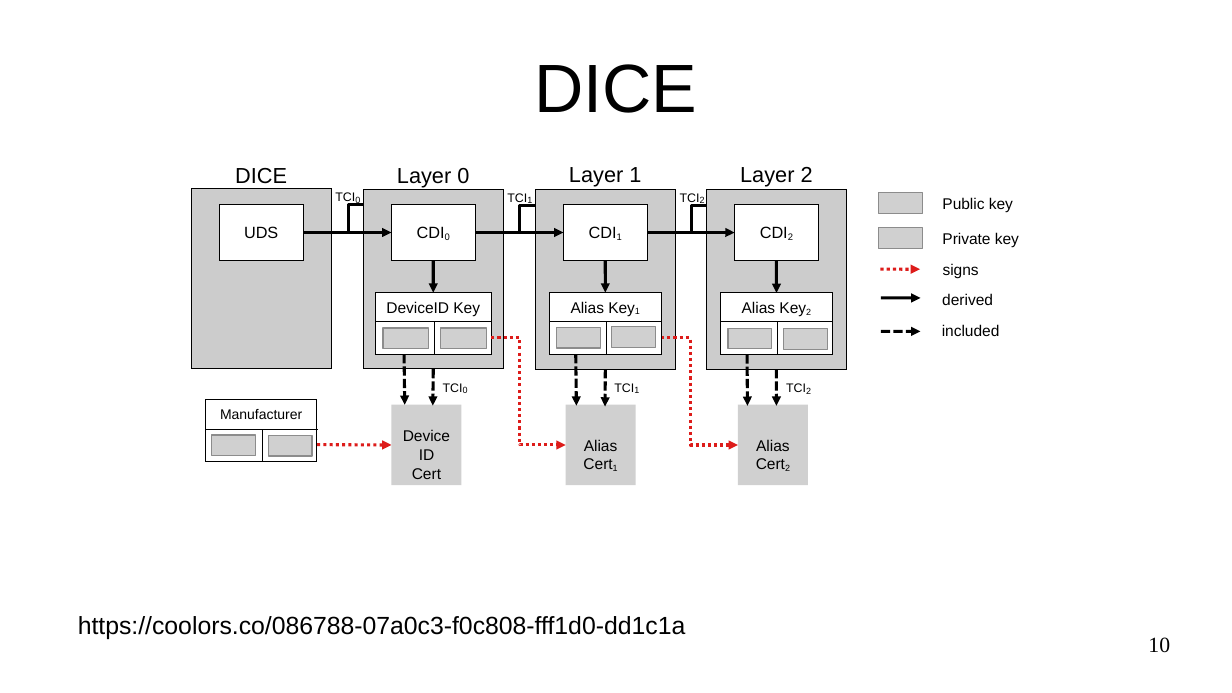
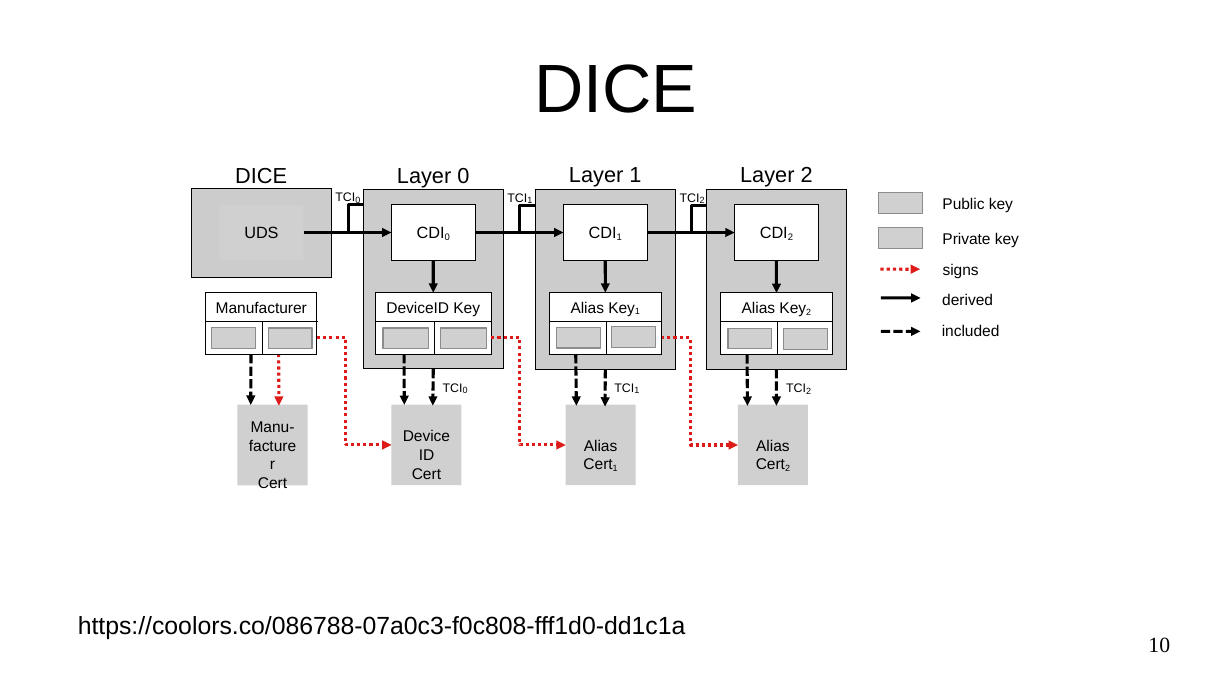
Before and after one commit to akorb/master-thesis, a slide deck: slide 10 of figure-collection.odp. Drawn at 1232x693 pixels with LibreOffice and Linux fonts; fonts in the diff are those of the drawing; grey boxes stand for pictures. Boxes give left, top, right and bottom in pixels: in the first picture for what was removed or moved away, otherwise in the second. Text is boxed around its words. In the diff, an @@ line names an element or a change of style, - is before the commit and + after.

Commit message:
Improve DICE graphs by adding manufacturer keys

```diff
--- a/figure-collection.odp
+++ b/figure-collection.odp
@@ rectangle resized from (x1=191, y1=189, x2=331, y2=369) to (x1=191, y1=189, x2=331, y2=278) @@
@@ rectangle removed at (x1=219, y1=205, x2=303, y2=260) @@
-UDS
@@ picture added at (x1=219, y1=205, x2=303, y2=260), 10.5 pt, text #000000 @@
+UDS
@@ text "Manufacturer" moved from (x1=206, y1=400, x2=318, y2=462) to (x1=216, y1=301, x2=307, y2=313) @@
@@ text "Manufacturer" at (x1=216, y1=301, x2=307, y2=313): size 9 to 10 pt; vertical alignment top to middle; fill #FFFFFF to none; outline #000000 0 pt to none @@
@@ rectangle added at (x1=206, y1=293, x2=318, y2=354), fill #FFFFFF, outline #000000 0 pt @@
@@ 2 lines, 1 picture moved together from (x1=206, y1=429, x2=318, y2=462) to (x1=206, y1=322, x2=318, y2=354) @@
@@ picture added at (x1=268, y1=329, x2=312, y2=350) @@
@@ arrow added from (252, 354) to (250, 405), #000000 2.01 pt dashed @@
@@ arrow added from (278, 354) to (279, 406), #DD1C1A 1.98 pt dashed @@
@@ elbow arrow added from (318, 338) to (391, 445), #DD1C1A 1.98 pt dashed @@
@@ picture "Manu-" resized from (x1=268, y1=436, x2=312, y2=457) to (x1=238, y1=405, x2=309, y2=485) @@
@@ text in picture at (x1=251, y1=421, x2=295, y2=492): text added @@
+Manu-
+facturer
+Cert
@@ arrow removed from (318, 445) to (391, 445) @@
```
Also in this commit, not shown: 1 other slide changed, 3 other files.
